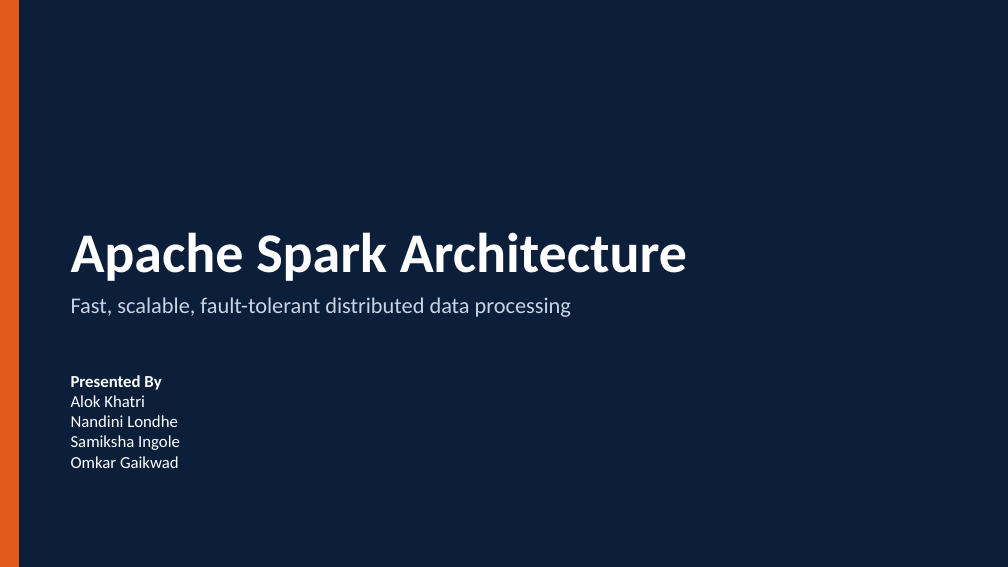
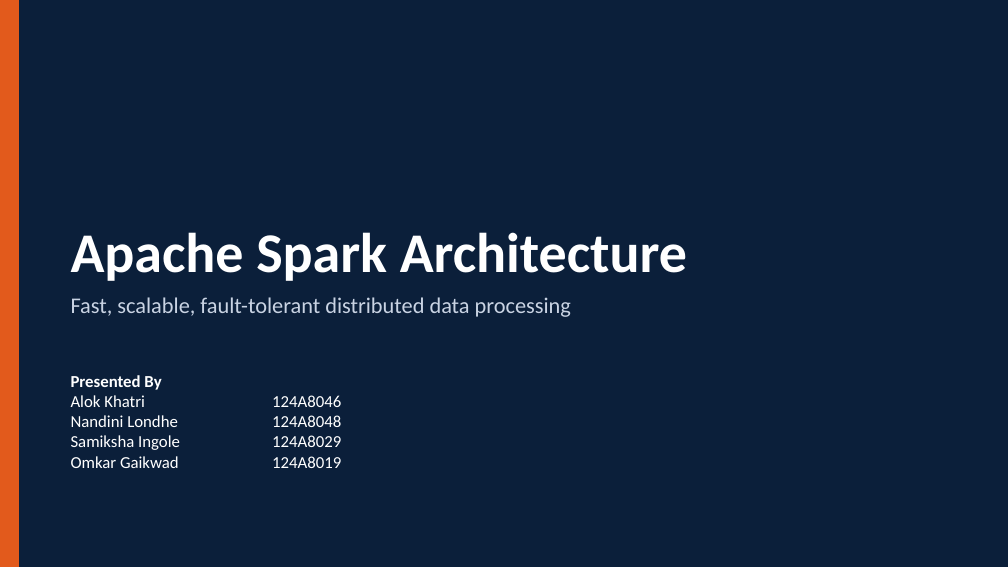
Before and after one commit to atfdark/DE-pratical, a slide deck: slide 1 of Apache_Spark_Architecture Final.pptx. Drawn at 1008x567 pixels with LibreOffice and Linux fonts; fonts in the diff are those of the drawing. Boxes give left, top, right and bottom in pixels: in the first picture for what was removed or moved away, otherwise in the second. Text is boxed around its words. In the diff, an @@ line names an element or a change of style, - is before the commit and + after.

```diff
--- a/Apache_Spark_Architecture Final.pptx
+++ b/Apache_Spark_Architecture Final.pptx
@@ text at [71,395,341,468]: text changed @@
-Alok Khatri
-Nandini Londhe
-Samiksha Ingole
-Omkar Gaikwad
+Alok Khatri 124A8046
+Nandini Londhe 124A8048
+Samiksha Ingole 124A8029
+Omkar Gaikwad 124A8019
```
Also in this commit, not shown: 1 other slide changed.
